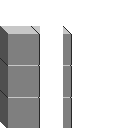
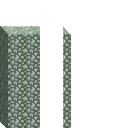
Comparing the layer stacks of the two 128x128 images. Changes:
renamed "wall-tile-04" to "wall-tile-04_old", hid it over (63, 26, 72, 128)
renamed "wall-tile-03" to "wall-tile-03_old", hid it over (31, 26, 40, 128)
renamed "wall-tile-02" to "wall-tile-02_old", hid it over (8, 26, 31, 128)
renamed "wall-tile-01" to "wall-tile-01_old", hid it over (0, 26, 8, 128)
added layer "wall-tile-01" above "wall-tile-02" over (0, 26, 8, 128)
added layer "wall-tile-02" above "wall-tile-03" over (8, 26, 31, 128)
added layer "wall-tile-03" above "wall-tile-04" over (31, 26, 40, 128)
added layer "wall-tile-04" above "Clipboard#1" over (63, 27, 71, 128)
